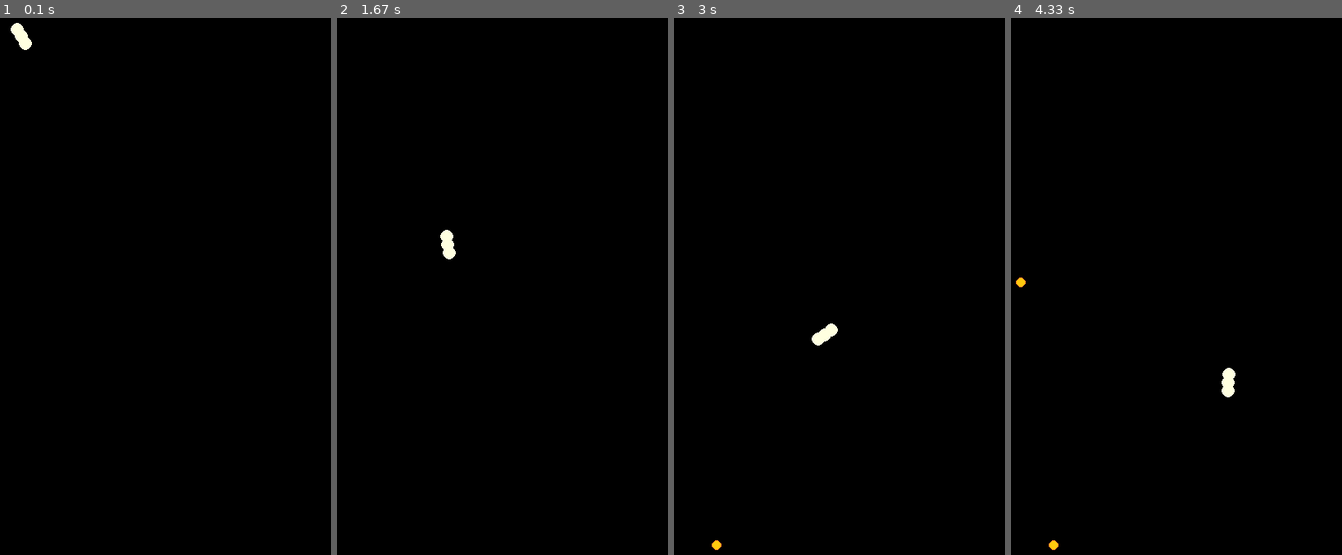
Above: before the commit, frames 1-4 (left to right).
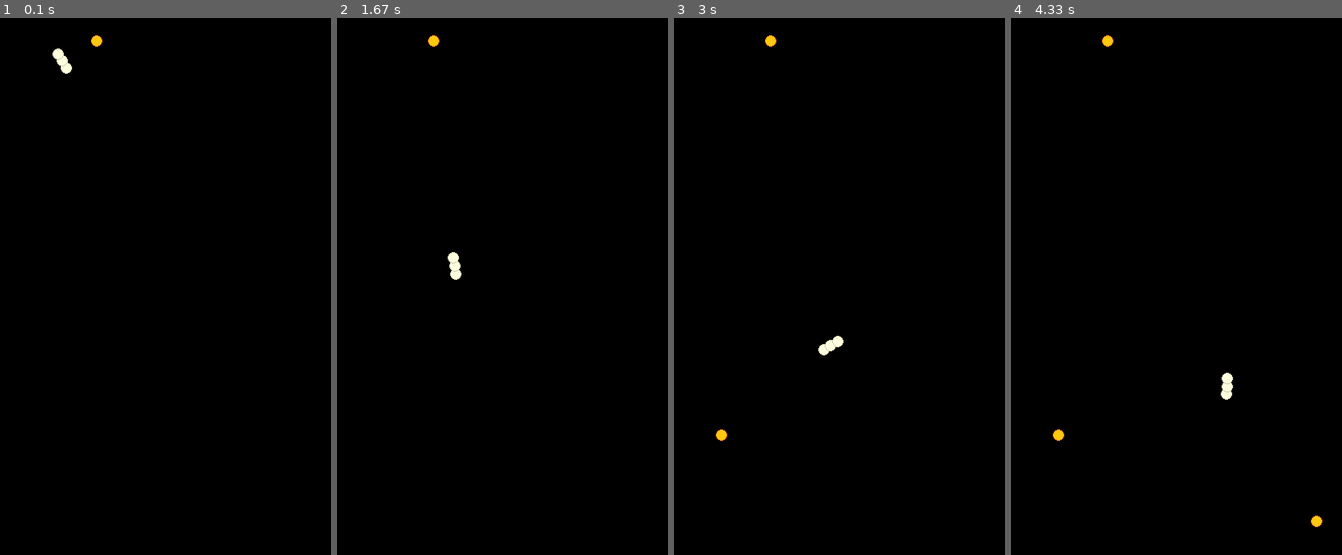
Above: after the commit, the same moments.

Repository: zmh-program/Z-RLSnake
Game: pygame game, started from render.py
Same seed, same stepped clock (60 frames per second), same inputs: the game is played once before the commit and once after it.
Inputs (mouse positions are in pixels of both pictures, inside the frame that each line leads up to):
- Up to frame 1 (0.1 s): no input
- Up to frame 2 (1.67 s): click (472, 302) at 0.38 s; click (343, 458) at 0.72 s; click (482, 82) at 1.05 s; click (472, 383) at 1.38 s
- Up to frame 3 (3 s): click (743, 87) at 1.72 s; click (935, 286) at 2.05 s; click (955, 431) at 2.38 s; click (713, 415) at 2.72 s
- Up to frame 4 (4.33 s): click (1087, 495) at 3.05 s; click (1232, 216) at 3.38 s; click (1289, 291) at 3.72 s; click (1219, 522) at 4.05 s

The runs differ from the first frame. In frame 1, 0.4% of the frame differs, in the area x 3-31%, y 0-11%; in frame 2, 0.3%; in frame 3, 0.5%, in the area x 11-52%, y 3-100%; in frame 4, 0.4%.

Commit message:
1.6.1-alpha

Diff:
--- a/param.py
+++ b/param.py
@@ -1,12 +1,11 @@
-SNAKE_RADIUS = 8
-COIN_RADIUS = 6
+BLOCK_SIZE = 15
+BLOCK_RADIUS = BLOCK_SIZE / 2
 SNAKE_BODY_STRIDE = 10.
-BLOCK_STRIDE = 10
 WIDTH = 500
 HEIGHT = 800
 
-WIDTH_BLOCK = WIDTH // BLOCK_STRIDE
-HEIGHT_BLOCK = HEIGHT // BLOCK_STRIDE
+WIDTH_BLOCK = WIDTH // BLOCK_SIZE
+HEIGHT_BLOCK = HEIGHT // BLOCK_SIZE
 
 FPS = 30
 GENERATE_COIN_TICK = 2 * FPS
--- a/render.py
+++ b/render.py
@@ -1,6 +1,5 @@
 import sys
 import time
-
 import numpy
 import pygame
 from vector import sprite, group, color
@@ -9,12 +8,12 @@
 
 class PygameCoin(pygame.sprite.Sprite, sprite.Coin):
     def __init__(self, group_, *args, **kwargs):
-        self.image = pygame.Surface((param.COIN_RADIUS * 2, param.COIN_RADIUS * 2))
+        self.image = pygame.Surface((param.BLOCK_RADIUS * 2, param.BLOCK_RADIUS * 2))
         self.image.fill(color.BLACK)
         pygame.draw.circle(self.image, color.YELLOW,
-                           (param.COIN_RADIUS, param.COIN_RADIUS), param.COIN_RADIUS-1)
+                           (param.BLOCK_RADIUS, param.BLOCK_RADIUS), param.BLOCK_RADIUS)
         pygame.draw.circle(self.image, color.GOLD,
-                           (param.COIN_RADIUS, param.COIN_RADIUS), param.COIN_RADIUS, 1)
+                           (param.BLOCK_RADIUS, param.BLOCK_RADIUS), param.BLOCK_RADIUS, 1)
         self.image.set_colorkey(color.BLACK)
         super().__init__(group_)
         sprite.Coin.__init__(self, *args, **kwargs)
@@ -29,6 +28,10 @@
 
     def generate_coin(self, score, position):
         return PygameCoin(self, score=score, position=position)
+
+    def remove_coin(self, coin: PygameCoin):
+        super(PygameCoinGroup, self).remove_coin(coin)
+        self.remove(coin)
 
     def update(self):
         super(PygameCoinGroup, self).update()
@@ -45,7 +48,8 @@
         super().update()
         for snake in self.snakes:
             for arr in snake.array:
-                pygame.draw.circle(screen, snake.color, arr, param.SNAKE_RADIUS)
+                pygame.draw.circle(screen, snake.color, arr, param.BLOCK_RADIUS)
+                pygame.draw.circle(screen, snake.background, arr, param.BLOCK_RADIUS, 1)
 
     def update_player_direction(self):
         self.player.update_direction(pygame.mouse.get_pos())
--- a/vector/color.py
+++ b/vector/color.py
@@ -39,3 +39,7 @@
 
 def generate_color():
     return _generates[random.randint(_len)]
+
+
+def generate_background(color):
+    return tuple(map(lambda val: max(val - 50, 0), color))
--- a/vector/group.py
+++ b/vector/group.py
@@ -10,6 +10,8 @@
         self.nature_coins: List[Coin] = []
         self._coin_length = 0
         self.parent = parent
+
+        self.add_coin()
 
     @staticmethod
     def generate_coin(score, position):
@@ -28,6 +30,7 @@
             self.add_coin(arr, 5)
 
     def update(self):
+        self.collide_snakes(self.parent.snake_group)
         for coin in self.nature_coins:
             if coin.is_clear:
                 self.remove_coin(coin)
@@ -135,8 +138,8 @@
         return self.snake_group.add_snake(name, snake_type)
 
     def update(self):
+        self.coin_group.update()
         self.snake_group.update()
-        self.coin_group.update()
         self.tick()
 
     @property
--- a/vector/sprite.py
+++ b/vector/sprite.py
@@ -3,15 +3,15 @@
 from param import *
 from .circle import *
 from .vec2d import hypot_percent
-from .color import generate_color
+from .color import generate_color, generate_background
 from typing import *
 import numpy
 
 
 def generate_position():
     return numpy.array([
-        numpy.random.randint(WIDTH_BLOCK) * BLOCK_STRIDE,
-        numpy.random.randint(HEIGHT_BLOCK) * BLOCK_STRIDE,
+        numpy.random.randint(WIDTH_BLOCK) * BLOCK_SIZE,
+        numpy.random.randint(HEIGHT_BLOCK) * BLOCK_SIZE,
     ])
 
 
@@ -77,8 +77,9 @@
 class BaseSnake(CircleArray, Migration):
     def __init__(self, name="", color: Optional[list] = None, location: Optional[List[float]] = None,
                  direction: Optional[list] = None, length=3):
-        super().__init__(length, radius=SNAKE_RADIUS)
+        super().__init__(length, radius=BLOCK_RADIUS)
         self.color = color or generate_color()
+        self.background = generate_background(self.color)
         self.name = name
 
         self.add_values(location or generate_position(), length)
@@ -152,6 +153,7 @@
         return {
             "name": self.name,
             "color": self.color,
+            "background": self.background,
             "direction": self.direction,
             "array": self.array,
             "kill": self.kill,
@@ -186,7 +188,7 @@
 
 class Coin(Circle):
     def __init__(self, score: int = 1, position: Optional[Iterable[float]] = None):
-        super().__init__(position or generate_position(), radius=COIN_RADIUS)
+        super().__init__(position or generate_position(), radius=BLOCK_RADIUS)
         self.score = score
 
         self.generated = 0
Not shown, changed: .gitignore
